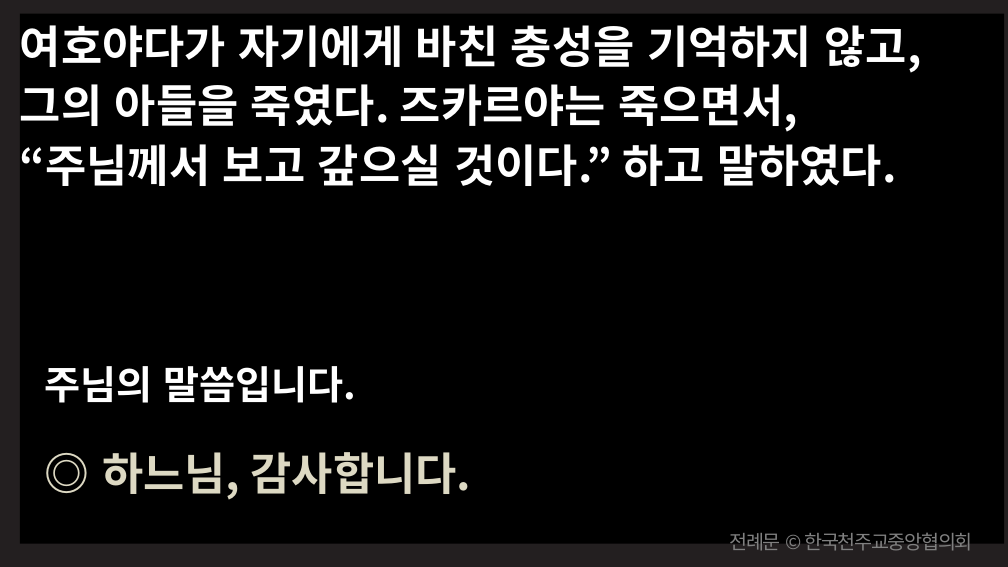
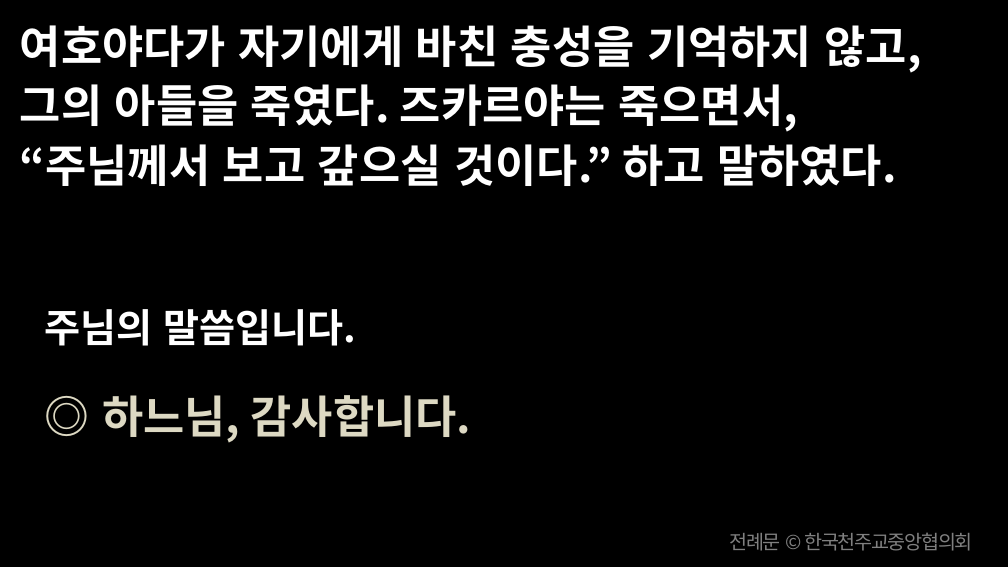
Before and after one commit to scottpark/missa_ppt, a slide deck: slide 57 of 20260705/20260705_한국 성직자들의 수호자 성 김대건 안드레아 사제 순교자 - 신심 미사.pptx (slide 56 before the commit). Drawn at 1008x567 pixels with LibreOffice and Linux fonts; fonts in the diff are those of the drawing. Boxes give left, top, right and bottom in pixels: in the first picture for what was removed or moved away, otherwise in the second. Text is boxed around its words. In the diff, an @@ line names an element or a change of style, - is before the commit and + after.

```diff
--- a/20260705/20260705_한국 성직자들의 수호자 성 김대건 안드레아 사제 순교자 - 신심 미사.pptx
+++ b/20260705/20260705_한국 성직자들의 수호자 성 김대건 안드레아 사제 순교자 - 신심 미사.pptx
@@ rectangle: place and size @@
-rectangle at [20, 14, 1004, 544]
+rectangle at [0, 0, 1008, 566]
@@ text "주님의 말씀입니다.": place and size @@
-text "주님의 말씀입니다." at [45, 366, 472, 500]
+text "주님의 말씀입니다." at [45, 309, 472, 443]
```
Also in this commit, not shown: 12 other slides changed, 15 slides added, 16 slides removed, 12 other files.
